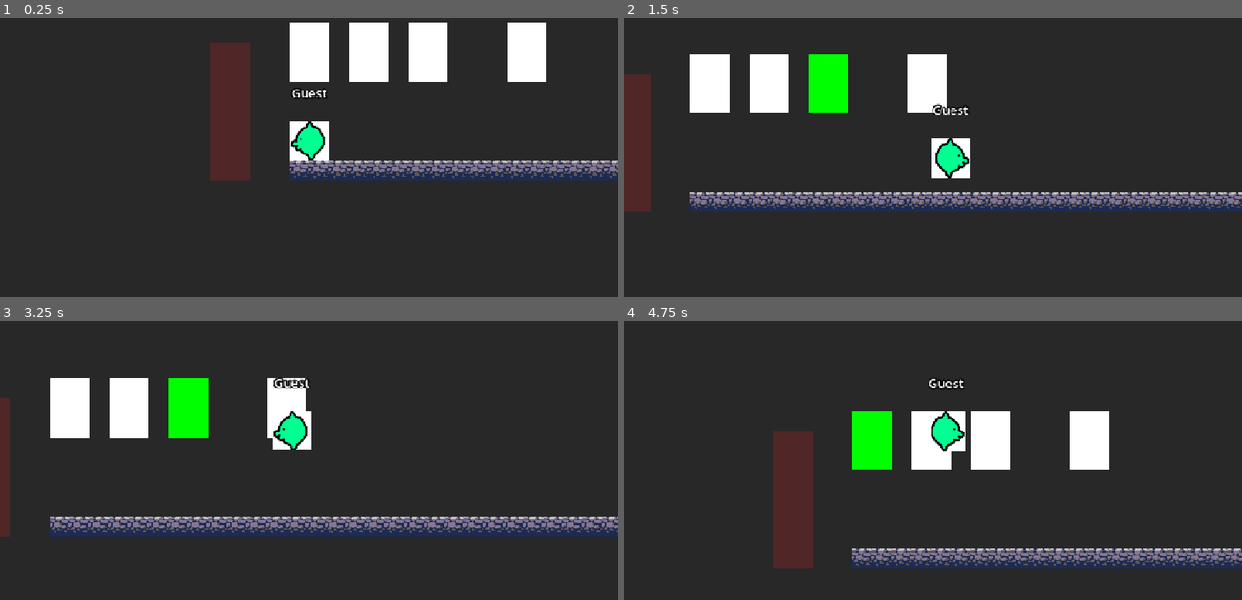
Above: before the commit, frames 1-4 (two rows, left to right).
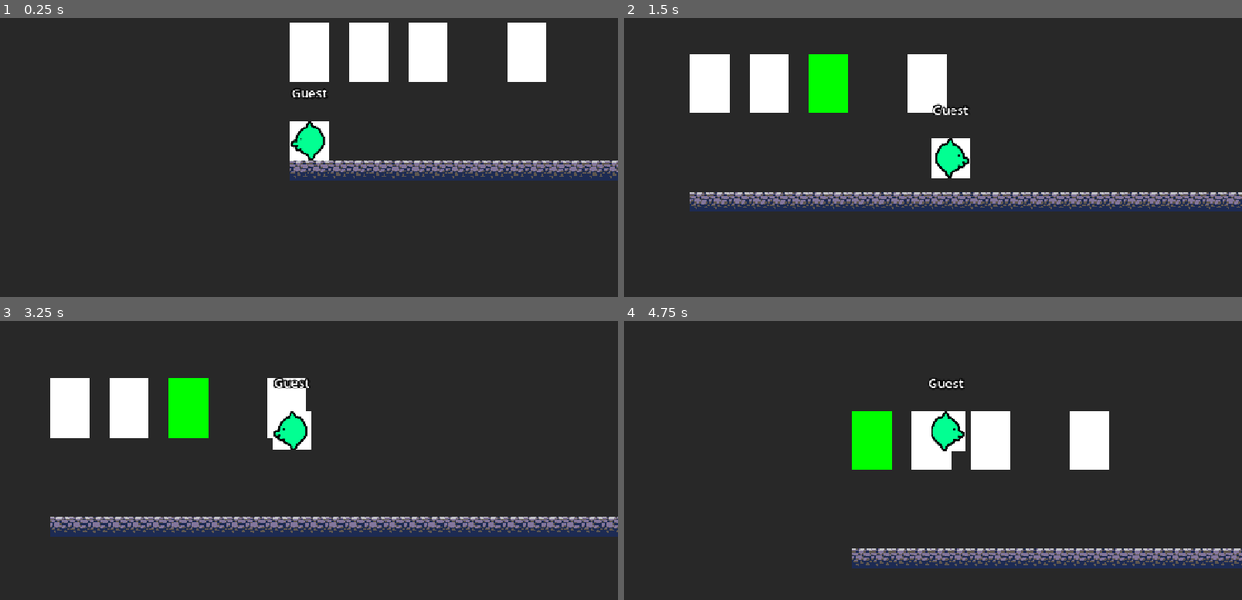
Above: after the commit, the same moments.

Repository: Sauleline/at2Colaborative
Game: Godot game, scene res://Main_Game/Stages/test stage.tscn
Two runs of this game, one before a commit and one after it. Both use one fixed random seed, a clock stepped at 60 frames per second and the inputs below. This scene is started directly instead of the project's main scene.
Inputs:
- Up to frame 1 (0.25 s): no input
- Up to frame 2 (1.5 s): tap Enter at 0.5 s; hold D (p1right) from 0.53 s (still down); tap E (p1punch) at 0.6 s; tap W (p1jump) at 0.77 s; tap Shift (p1shoot) at 1.35 s
- Up to frame 3 (3.25 s): tap W (p1jump) at 1.52, 3.02 s; release D (p1right) at 2.03 s; hold A (p1left) from 2.03 s (still down); tap E (p1punch) at 2.1 s; tap Shift (p1shoot) at 2.85 s
- Up to frame 4 (4.75 s): tap E (p1punch) at 3.6 s; tap W (p1jump) at 3.77, 4.52 s; release A (p1left) at 4.28 s; hold D (p1right) from 4.28 s (still down); tap Shift (p1shoot) at 4.35 s

The runs differ from the first frame. In frame 1, 3.2% of the frame differs, in the area x 34-41%, y 8-59%; in frame 2, 2.2%; in frame 3, 0.8%; in frame 4, 3.2%.

Commit message:
hitboxes were supposed to be invisible

Diff:
--- a/at2Colaborative/Main_Game/stageController.gd
+++ b/at2Colaborative/Main_Game/stageController.gd
@@ -1,7 +1,7 @@
 extends Node
 
 func _ready():
-	$Damage.modulate = Color(1,1,1,0.2)
+	$Damage.modulate = Color(1,1,1,0)
 	_on_player_respawn()
 	var stopWatch = 0
 
